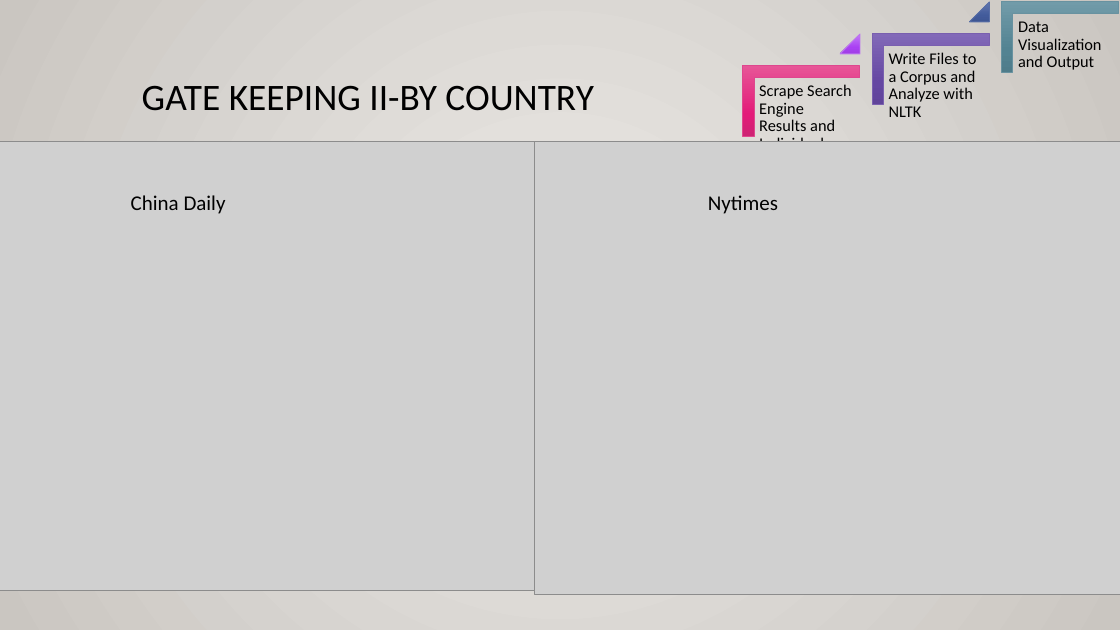
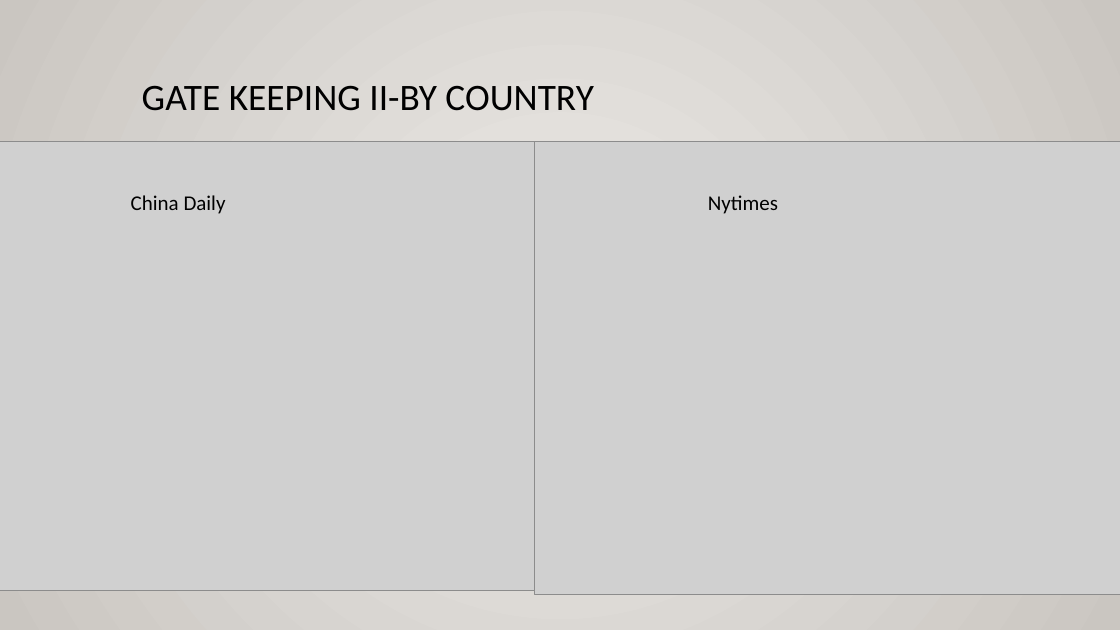
Before and after one commit to waterknows/hwcfpp, a slide deck: slide 9 of project.pptx. Drawn at 1120x630 pixels with LibreOffice and Linux fonts; fonts in the diff are those of the drawing; grey boxes stand for pictures; background and template pictures are left out. Boxes give left, top, right and bottom in pixels: in the first picture for what was removed or moved away, otherwise in the second. Text is boxed around its words. In the diff, an @@ line names an element or a change of style, - is before the commit and + after.

```diff
--- a/project.pptx
+++ b/project.pptx
@@ group removed at box(743, 1, 1119, 142): 3 corners, 3 texts, 2 triangles @@
-Scrape Search Engine Results and Individual Pages
-Write Files to a Corpus and Analyze with NLTK
-Data Visualization and Output
```
Also in this commit, not shown: 7 other slides changed, 1 slide added.
